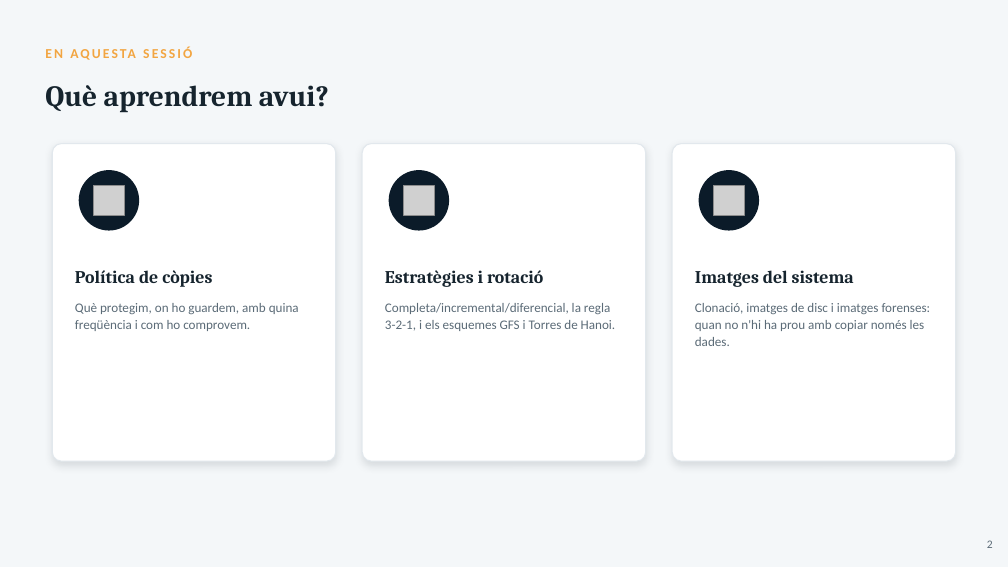
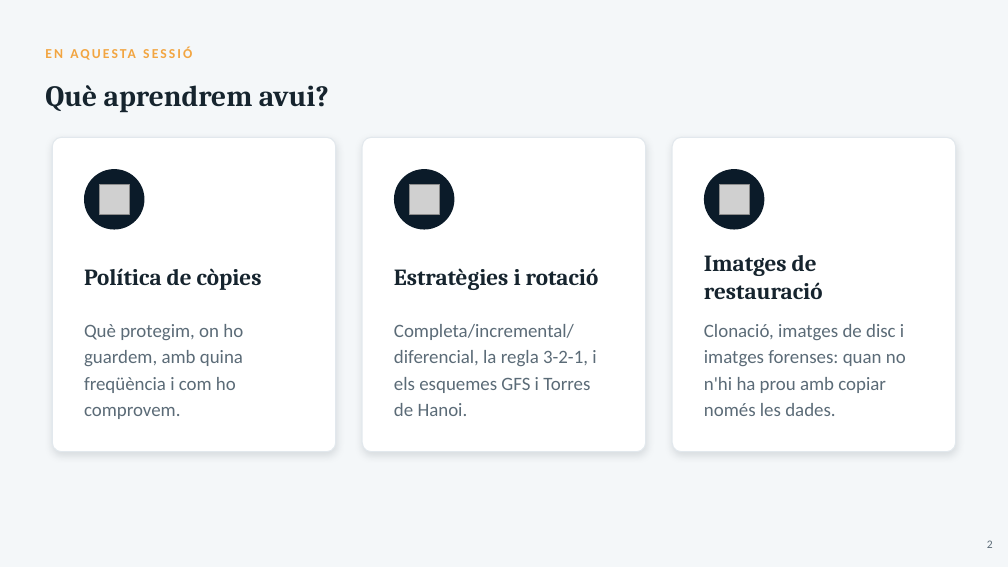
Before and after one commit to joansanchezescudero/SMX_0226_Seguretat_Informatica, a slide deck: slide 2 of RA2 - Emmagatzematge i copies de seguretat/AA3 - Copies de seguretat/RA2_AA3_Copies_de_seguretat.pptx. Drawn at 1008x567 pixels with LibreOffice and Linux fonts; fonts in the diff are those of the drawing; grey boxes stand for pictures. Boxes give left, top, right and bottom in pixels: in the first picture for what was removed or moved away, otherwise in the second. Text is boxed around its words. In the diff, an @@ line names an element or a change of style, - is before the commit and + after.

```diff
--- a/RA2 - Emmagatzematge i copies de seguretat/AA3 - Copies de seguretat/RA2_AA3_Copies_de_seguretat.pptx
+++ b/RA2 - Emmagatzematge i copies de seguretat/AA3 - Copies de seguretat/RA2_AA3_Copies_de_seguretat.pptx
@@ 3 rounded rectangles moved together from (x1=52, y1=144, x2=956, y2=461) to (x1=52, y1=138, x2=956, y2=452) @@
@@ 3 pictures, 3 ellipses moved together from (x1=79, y1=170, x2=759, y2=231) to (x1=84, y1=169, x2=765, y2=230) @@
@@ text "Política de còpies" at (x1=84, y1=268, x2=262, y2=290): size 17 to 22 pt @@
@@ text "Política de còpies" moved from (x1=75, y1=270, x2=212, y2=287) to (x1=84, y1=268, x2=262, y2=290) @@
@@ text "Estratègies i rotació" moved from (x1=385, y1=270, x2=543, y2=287) to (x1=394, y1=268, x2=599, y2=290) @@
@@ text "Estratègies i rotació" at (x1=394, y1=268, x2=599, y2=290): size 17 to 22 pt @@
@@ text at (x1=704, y1=255, x2=823, y2=299): text changed; size 17 to 22 pt @@
-Imatges del sistema
+Imatges de restauració
@@ text "Què protegim, on ho guardem, ..." moved from (x1=75, y1=303, x2=299, y2=331) to (x1=84, y1=324, x2=243, y2=419) @@
@@ text "Completa/incremental/diferencial, la regla 3-2-1, i ..." moved from (x1=385, y1=303, x2=616, y2=331) to (x1=394, y1=324, x2=596, y2=416) @@
@@ size 12.5 to 18 pt; line spacing 16pt to 24.9pt in 3 elements at (x1=84, y1=324, x2=243, y2=419), (x1=394, y1=324, x2=596, y2=416), (x1=704, y1=324, x2=906, y2=416) @@
@@ text "Clonació, imatges de disc i ..." moved from (x1=695, y1=303, x2=931, y2=346) to (x1=704, y1=324, x2=906, y2=416) @@
```
Also in this commit, not shown: 26 other slides changed, 1 other file.
